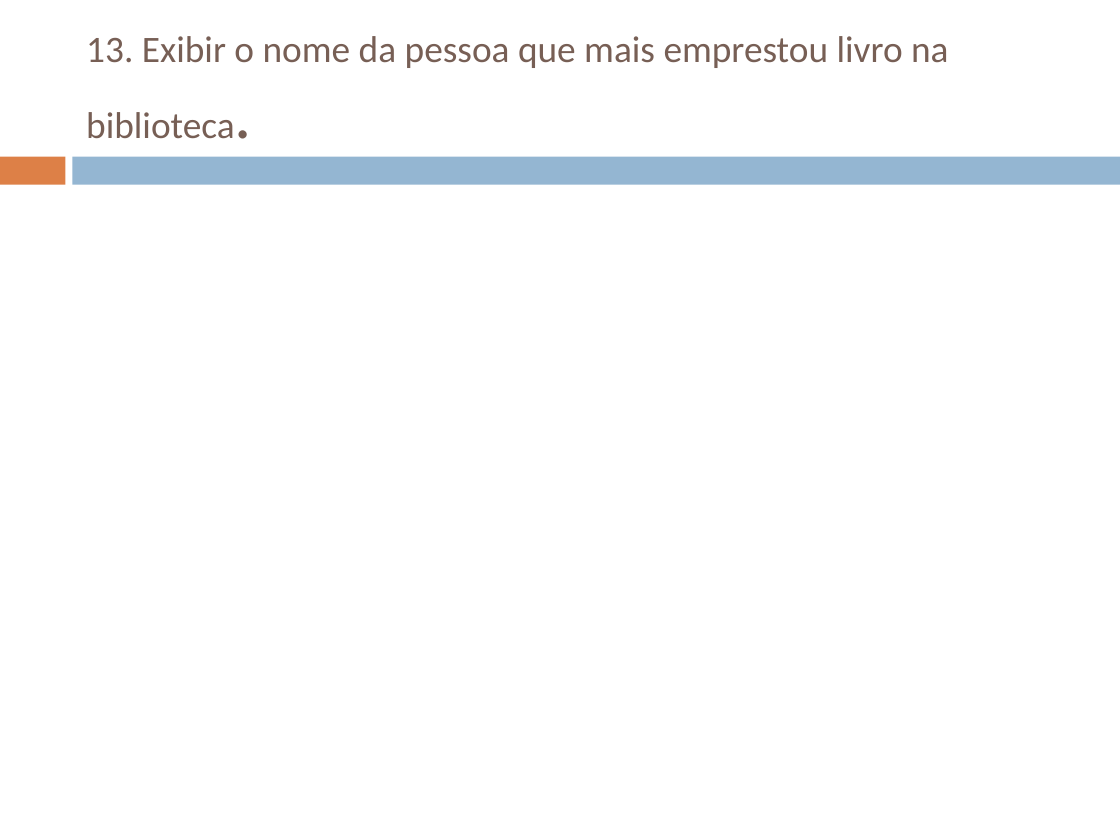
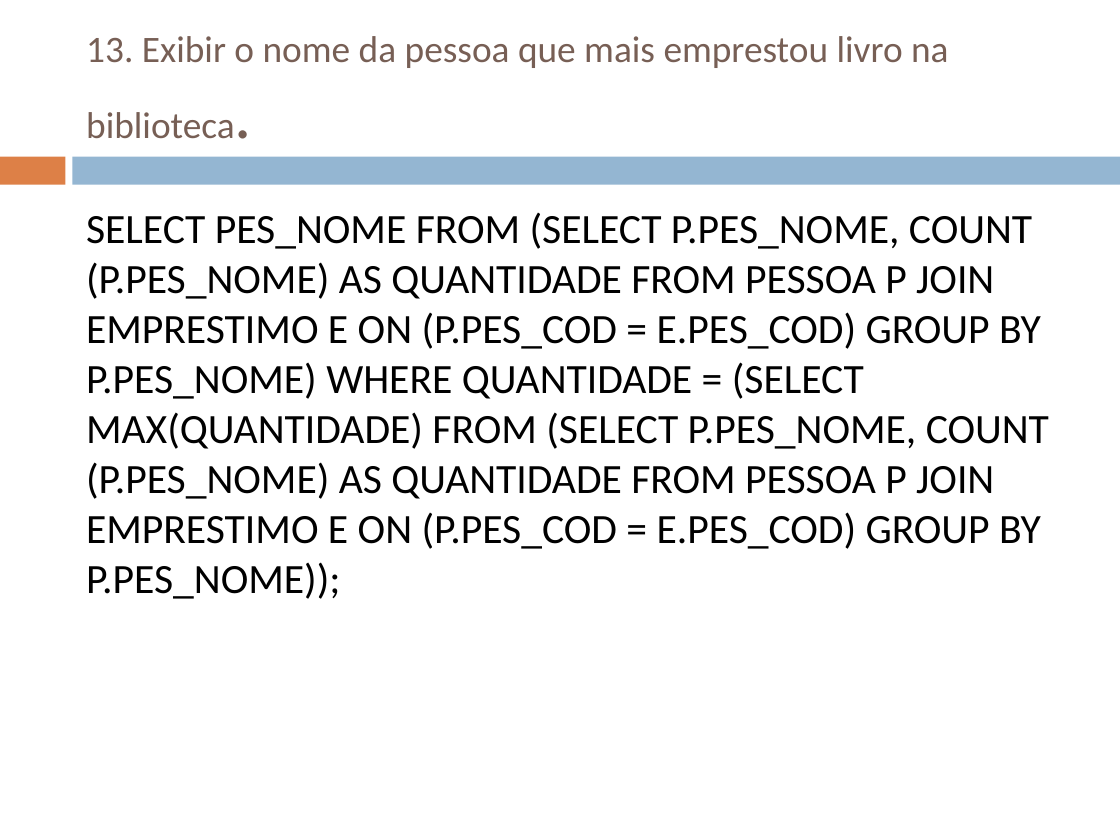
Before and after one commit to WillianRGoncalves/ProgramacaoemBancodeDados, a slide deck: slide 22 of 23-09-2016 - Prática 5 - Reposição.ppt. Drawn at 1120x840 pixels with LibreOffice and Linux fonts; fonts in the diff are those of the drawing. Boxes give left, top, right and bottom in pixels: in the first picture for what was removed or moved away, otherwise in the second. Text is boxed around its words. In the diff, an @@ line names an element or a change of style, - is before the commit and + after.

```diff
--- a/23-09-2016 - Prática 5 - Reposição.ppt
+++ b/23-09-2016 - Prática 5 - Reposição.ppt
@@ text added at box(86, 213, 1049, 599), 26.8 pt, text #000000 @@
+SELECT PES_NOME FROM (SELECT P.PES_NOME, COUNT (P.PES_NOME) AS QUANTIDADE FROM PESSOA P JOIN EMPRESTIMO E ON (P.PES_COD = E.PES_COD) GROUP BY P.PES_NOME) WHERE QUANTIDADE = (SELECT MAX(QUANTIDADE) FROM (SELECT P.PES_NOME, COUNT (P.PES_NOME) AS QUANTIDADE FROM PESSOA P JOIN EMPRESTIMO E ON (P.PES_COD = E.PES_COD) GROUP BY P.PES_NOME));
```
Also in this commit, not shown: 6 other slides changed.
